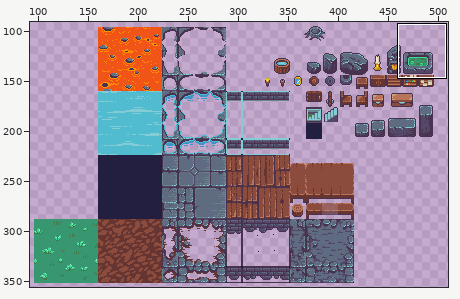
File history of a pixel-art file, android/assets/ase/biome_castle.ase. The first picture is a wide view before the edit; the outline marks the close-up.
Close-up. Before:
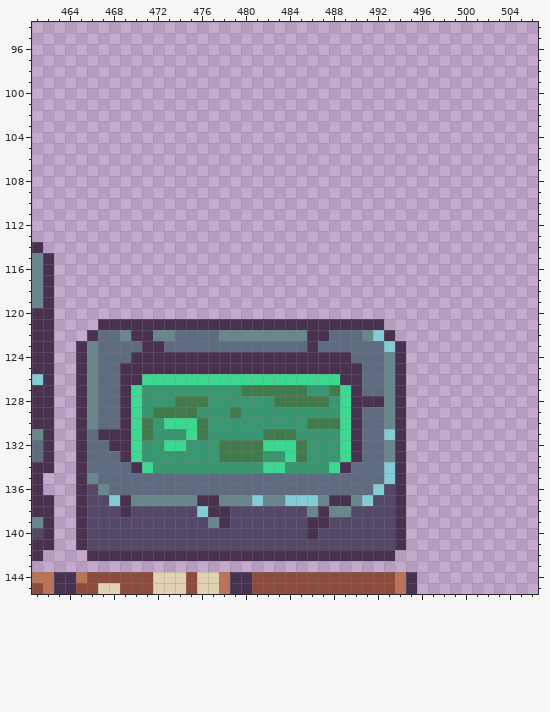
512x512 pixels, 1 frame. Pixels under 10% opacity are left out. Shown: x 461..506, y 94..145. The wide view leaves out empty margins.
The result:
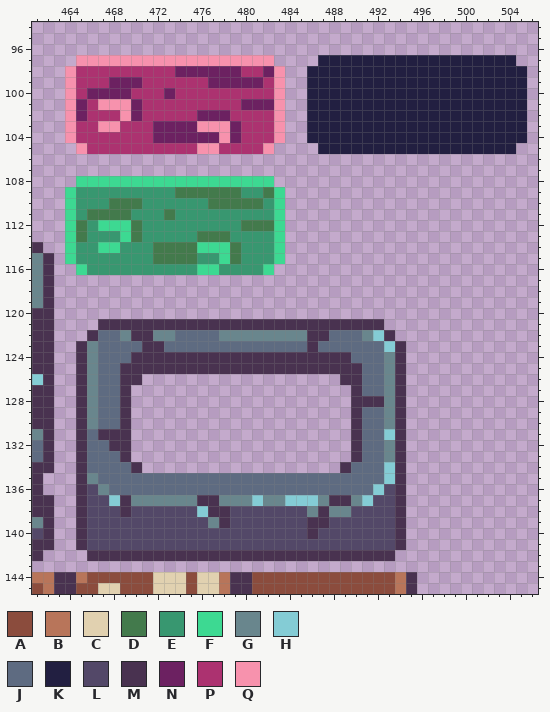
Palette (. is transparent): A #8b4c3d  B #b8755a  C #e1d1b0  D #437a4c  E #389770  F #3dd992  G #69868d  H #84ccd5  J #5e6b81  K #221f41  L #534868  M #493250  N #6c2161  P #ac3270  Q #f792ad
The exact change:
layer "@props/well_water_heal" added
layer "@props/well_water_none" added
layer "@props/well_water_something" added
y 97: x 465..482 .................. -> QQQQQQQQQQQQQQQQQQ; x 487..504 .................. -> KKKKKKKKKKKKKKKKKK
y 98: x 464..483 .................... -> QPPPPPPPPPNNNNNNPPNQ; x 486..505 .................... -> KKKKKKKKKKKKKKKKKKKK
y 99: x 464..483 .................... -> QPPPNNNPPPPPPNNNNNPQ; x 486..505 .................... -> KKKKKKKKKKKKKKKKKKKK
y 100: x 464..483 .................... -> QPNNNNPPPNPPPPPPPPPQ; x 486..505 .................... -> KKKKKKKKKKKKKKKKKKKK
y 101: x 464..483 .................... -> QNPQQQNPPPPPPPPPNNNQ; x 486..505 .................... -> KKKKKKKKKKKKKKKKKKKK
y 102: x 464..483 .................... -> QNPPPQNPPPPPNNNPPPPQ; x 486..505 .................... -> KKKKKKKKKKKKKKKKKKKK
y 103: x 464..483 .................... -> QPPQQPPPNNNNQQQNPPPQ; x 486..505 .................... -> KKKKKKKKKKKKKKKKKKKK
y 104: x 464..483 .................... -> QPPPPPPPNNNNNNQNPPPQ; x 486..505 .................... -> KKKKKKKKKKKKKKKKKKKK
y 105: x 465..482 .................. -> QPPPPPPPPPPQQPPPPQ; x 487..504 .................. -> KKKKKKKKKKKKKKKKKK
y 108: x 465..482 .................. -> FFFFFFFFFFFFFFFFFF
y 109: x 464..483 .................... -> FEEEEEEEEEDDDDDDEEDF
y 110: x 464..483 .................... -> FEEEDDDEEEEEEDDDDDEF
y 111: x 464..483 .................... -> FEDDDDEEEDEEEEEEEEEF
y 112: x 464..483 .................... -> FDEFFFDEEEEEEEEEDDDF
y 113: x 464..483 .................... -> FDEEEFDEEEEEDDDEEEEF
y 114: x 464..483 .................... -> FEEFFEEEDDDDFFFDEEEF
y 115: x 464..483 .................... -> FEEEEEEEDDDDEEFDEEEF
y 116: x 465..482 .................. -> FEEEEEEEEEEFFEEEEF
y 126: x 471..488 FFFFFFFFFFFFFFFFFF -> ..................
y 127: x 470..489 FEEEEEEEEEDDDDDDEEDF -> ....................
y 128: x 470..489 FEEEDDDEEEEEEDDDDDEF -> ....................
y 129: x 470..489 FEDDDDEEEDEEEEEEEEEF -> ....................
y 130: x 470..489 FDEFFFDEEEEEEEEEDDDF -> ....................
y 131: x 470..489 FDEEEFDEEEEEDDDEEEEF -> ....................
y 132: x 470..489 FEEFFEEEDDDDFFFDEEEF -> ....................
y 133: x 470..489 FEEEEEEEDDDDEEFDEEEF -> ....................
y 134: x 471..488 FEEEEEEEEEEFFEEEEF -> ..................
Boxes around the changes in both close-ups, in picture pixels (x1, y1, x2, y2):
added: (65, 55, 527, 275)
erased: (131, 374, 351, 473)
